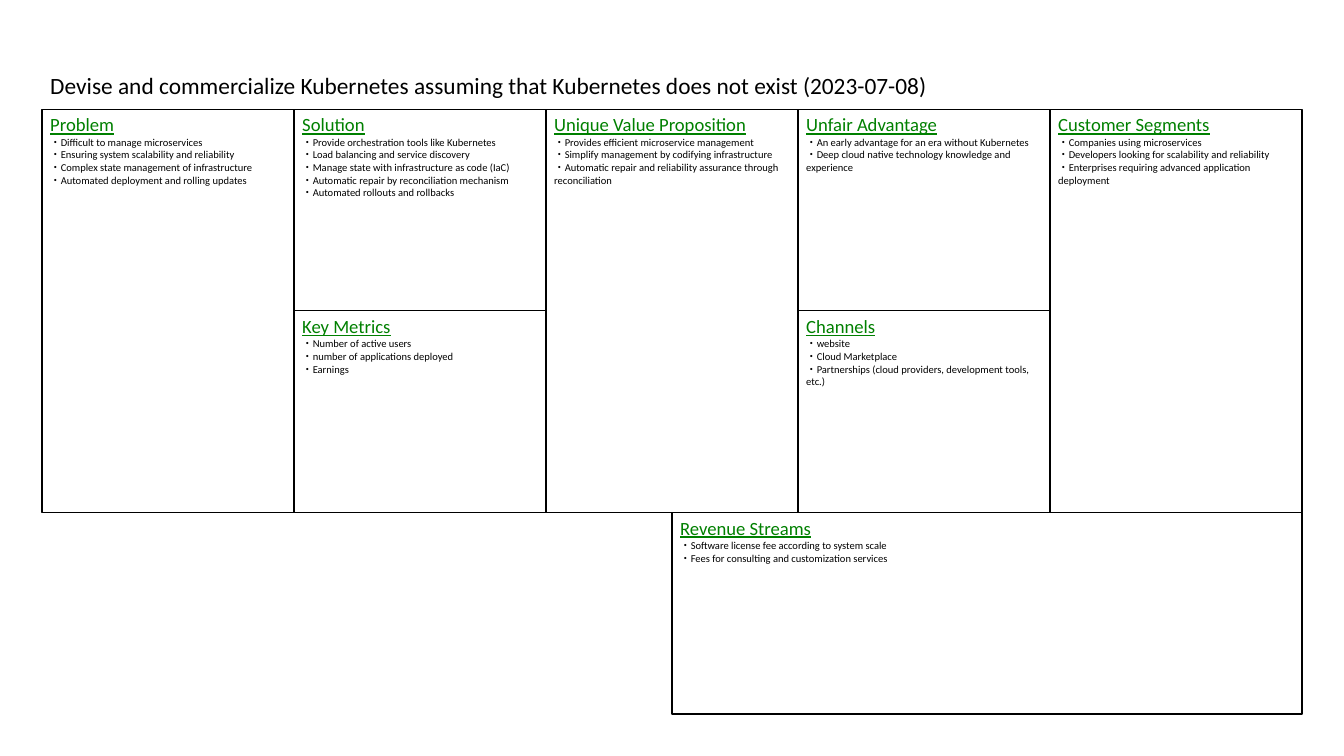
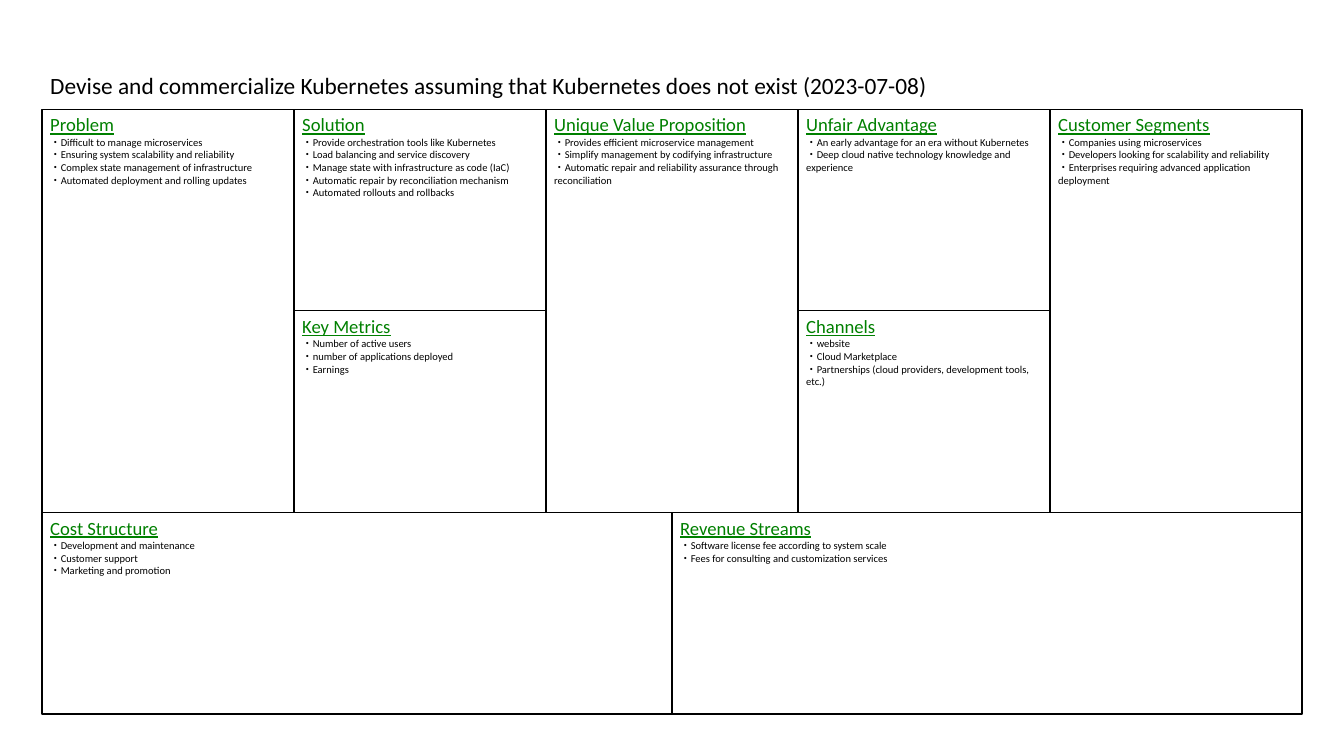
Before and after one commit to t0m0h1r0/LeanCanvas, a slide deck: slide 7 of sample_en.pptx. Drawn at 1344x756 pixels with LibreOffice and Linux fonts; fonts in the diff are those of the drawing. Boxes give left, top, right and bottom in pixels: in the first picture for what was removed or moved away, otherwise in the second. Text is boxed around its words. In the diff, an @@ line names an element or a change of style, - is before the commit and + after.

```diff
--- a/sample_en.pptx
+++ b/sample_en.pptx
@@ rectangle added at [42,512,672,714], outline #000000 1 pt, 9 pt, text #000000 @@
+Cost Structure
+・Development and maintenance
+・Customer support
+・Marketing and promotion
```
Also in this commit, not shown: 6 other slides changed, 4 other files.
